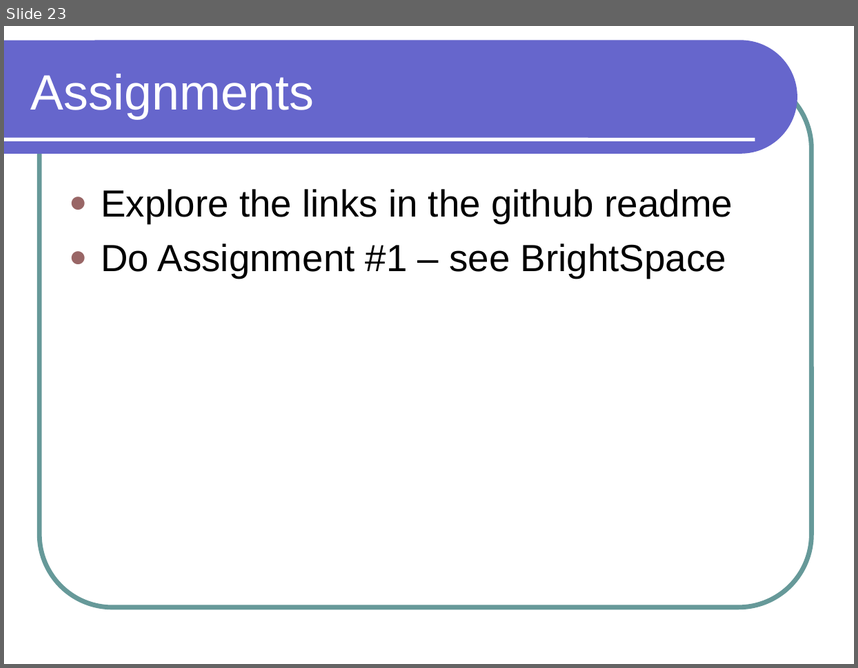
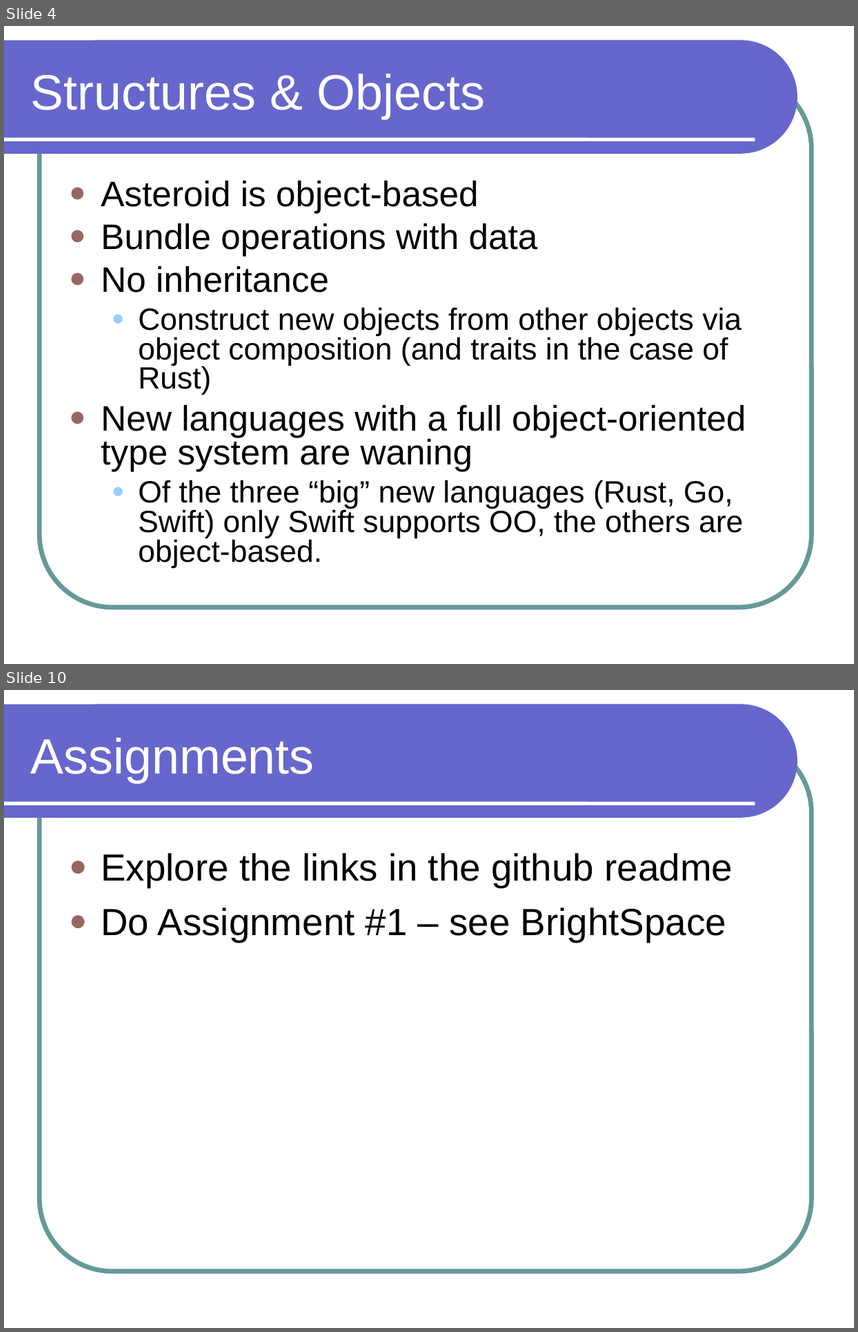
Before and after one commit to lutzhamel/CSC301, a slide deck: notes/csc301-ln002.ppt. Shown one above the other, each under a label of ours: slide 23 before the commit, slides 4 and 10 after it; the slides between them are not shown. The pictures are 858x668 and 858x1332 pixels, drawn with LibreOffice and Linux fonts; fonts in the diff are those of the drawing. Boxes give left, top, right and bottom in pixels: in the first picture for what was removed or moved away, otherwise in the second. Text is boxed around its words. In the diff, an @@ line names an element or a change of style, - is before the commit and + after.

Commit message:
converting to Asteroid

```diff
--- a/notes/csc301-ln002.ppt
+++ b/notes/csc301-ln002.ppt
@@ slide 4 added at <box>4,26,854,664</box>, background #FFFFFF; not listed: 3 template elements that a slide beside it also shows @@
@@ title added at <box>31,74,486,118</box>, 42 pt, text #FFFFFF @@
+Structures & Objects
@@ text added at <box>101,180,746,568</box>, 26 pt, text #000000 @@
+● Asteroid is object-based
+● Bundle operations with data
+● No inheritance
+  ● Construct new objects from other objects via object composition (and traits in the case of Rust)
+● New languages with a full object-oriented type system are waning
+  ● Of the three “big” new languages (Rust, Go, Swift) only Swift supports OO, the others are object-based.
@@ what was slide 23 is now slide 10 @@
```
Also in this commit, not shown: 8 other slides added, 22 slides removed, 13 other files.
